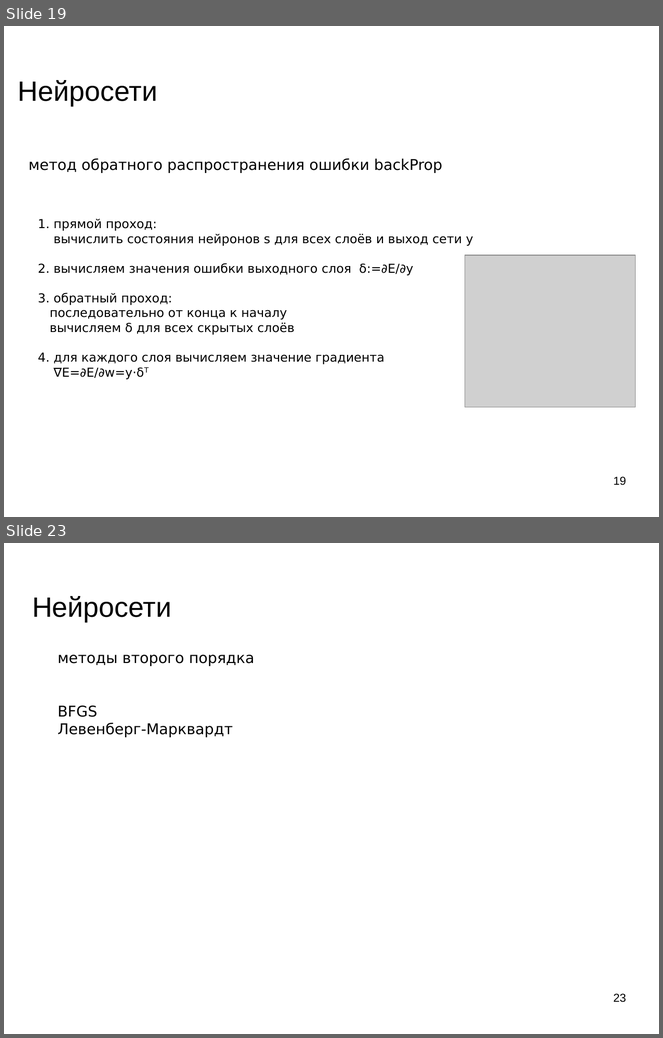
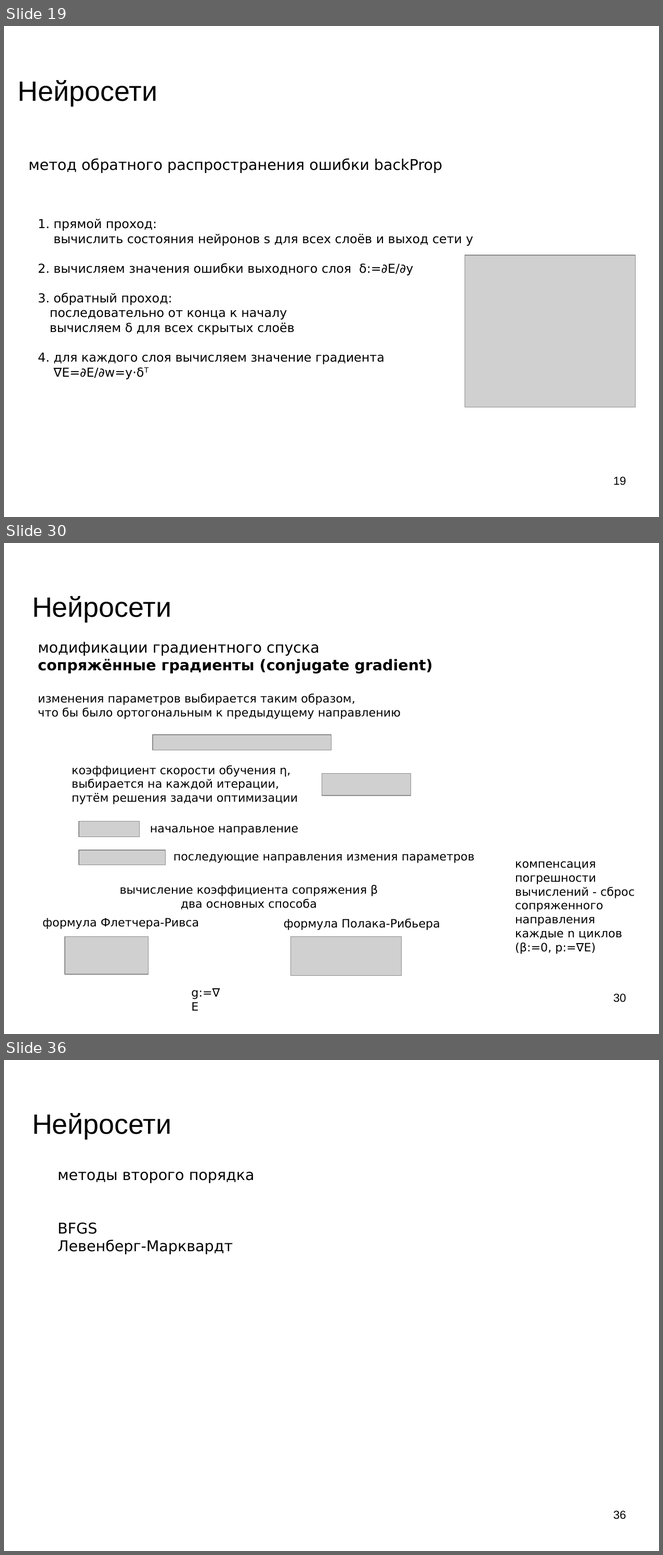
Before and after one commit to mechanoid5/ml_lectorium_legacy, a slide deck: 10-ann.odp. Shown one above the other, each under a label of ours: slides 19 and 23 before the commit, slides 19, 30 and 36 after it; the slides between them are not shown. The pictures are 663x1038 and 663x1555 pixels, drawn with LibreOffice and Linux fonts; fonts in the diff are those of the drawing; grey boxes stand for pictures; background and template pictures are left out. Boxes give left, top, right and bottom in pixels: in the first picture for what was removed or moved away, otherwise in the second. Text is boxed around its words. In the diff, an @@ line names an element or a change of style, - is before the commit and + after.

```diff
--- a/10-ann.odp
+++ b/10-ann.odp
@@ slide 30 added at (x1=4, y1=543, x2=659, y2=1034), background picture (left out) @@
@@ title added at (x1=32, y1=596, x2=171, y2=622), 33.9 pt, text #000000 @@
+Нейросети
@@ text added at (x1=38, y1=642, x2=432, y2=719), 14 pt, text #000000 @@
+модификации градиентного спуска
+сопряжённые градиенты (conjugate gradient)
+изменения параметров выбирается таким образом,
+что бы было ортогональным к предыдущему направлению
@@ picture added at (x1=153, y1=735, x2=332, y2=750) @@
@@ text added at (x1=72, y1=765, x2=298, y2=805), 14 pt, text #000000 @@
+коэффициент скорости обучения η,
+выбирается на каждой итерации,
+путём решения задачи оптимизации
@@ picture added at (x1=322, y1=774, x2=411, y2=796) @@
@@ picture added at (x1=79, y1=822, x2=140, y2=837) @@
@@ text added at (x1=150, y1=826, x2=298, y2=835), 14 pt, text #000000 @@
+начальное направление
@@ picture added at (x1=79, y1=850, x2=166, y2=865) @@
@@ text added at (x1=174, y1=854, x2=475, y2=863), 14 pt, text #000000 @@
+последующие направления измения параметров
@@ text added at (x1=515, y1=861, x2=635, y2=954), 14 pt, text #000000 @@
+компенсация погрешности вычислений - сброс сопряженного направления каждые n циклов (β:=0, p:=∇E)
@@ text added at (x1=120, y1=885, x2=378, y2=910), 14 pt, text #000000 @@
+вычисление коэффициента сопряжения β
+два основных способа
@@ text added at (x1=42, y1=918, x2=200, y2=929), 14 pt, text #000000 @@
+формула Флетчера-Ривса
@@ text added at (x1=284, y1=919, x2=440, y2=930), 14 pt, text #000000 @@
+формула Полака-Рибьера
@@ picture added at (x1=65, y1=937, x2=149, y2=975) @@
@@ picture added at (x1=291, y1=937, x2=402, y2=977) @@
@@ text added at (x1=191, y1=989, x2=220, y2=1011), 14 pt, text #000000 @@
+g:=∇E
@@ page number added at (x1=613, y1=994, x2=626, y2=1003), 14 pt, text #000000 @@
+30
@@ what was slide 23 is now slide 36 @@
@@ page number at (x1=613, y1=1511, x2=626, y2=1520): text changed @@
-23
+36
```
Also in this commit, not shown: 5 slides changed, 12 other slides added, 1 slide removed.
